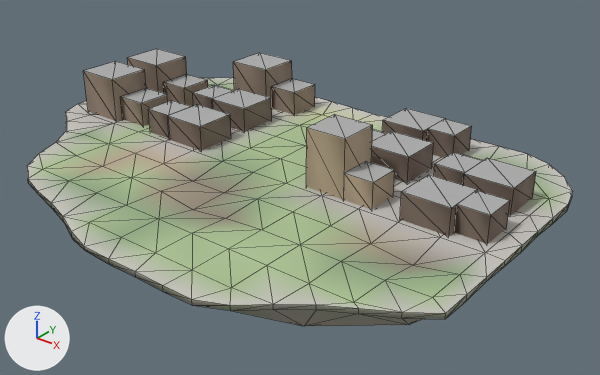
The glTF model godot_project/remake/sky/islands/SKY-029.lod1.glb, before and after one commit.
Before and after are seen from a 50 mm camera at (142.4, -164.7, 98.3) aimed at (6.1, 5.8, -7.4). Lighting does not change. The marker at lower left points along +X, +Y and +Z. The first picture is the older version. Mesh edges are drawn as thin lines.

The first picture shows 'buildings', 'deck', 'rock'.
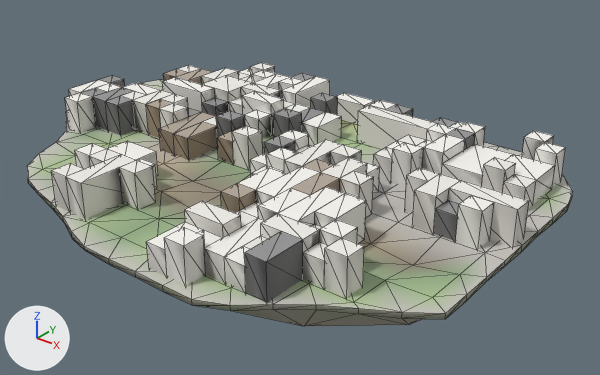
Boxes (x1, y1, x2, y2) around the edits, measured in the pictures (600 x 375 px):
'warren_hull', added: after (51, 63, 566, 303)
'buildings', deleted: before (83, 49, 536, 244)

Diff of the bpy script that builds the scene:
```diff
--- a/godot_project/remake/sky/islands/SKY-029.lod1.glb.py
+++ b/godot_project/remake/sky/islands/SKY-029.lod1.glb.py
@@ me_warren_hull @@
+me_warren_hull.from_pydata(...)  # 620 vertices, 1240 faces; spans x -75.0..75.0, y -60.0..48.0, z 0.0..10.0
+me_warren_hull.materials.append(mat_sky_lod_bldg)
@@ ob_buildings @@
-ob_buildings = bpy.data.objects.new('buildings', me_buildings)
-ob_buildings.location = (0.0, 0.0, 0.0)
@@ ob_warren_hull @@
+ob_warren_hull = bpy.data.objects.new('warren_hull', me_warren_hull)
+ob_warren_hull.location = (0.0, 0.0, 0.0)
```
